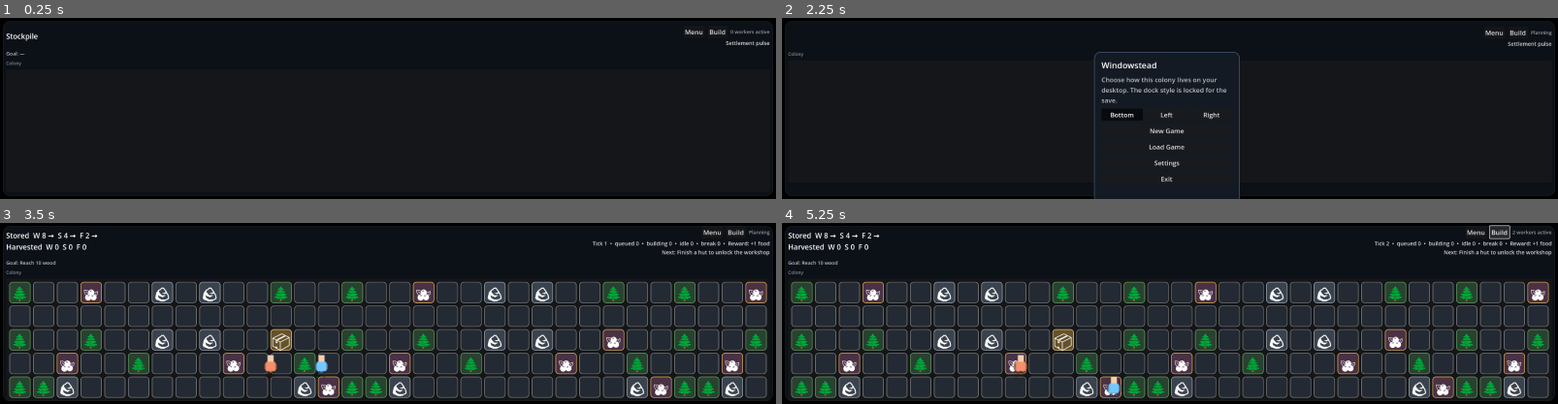
Above: before the commit, frames 1-4 (two rows, left to right).
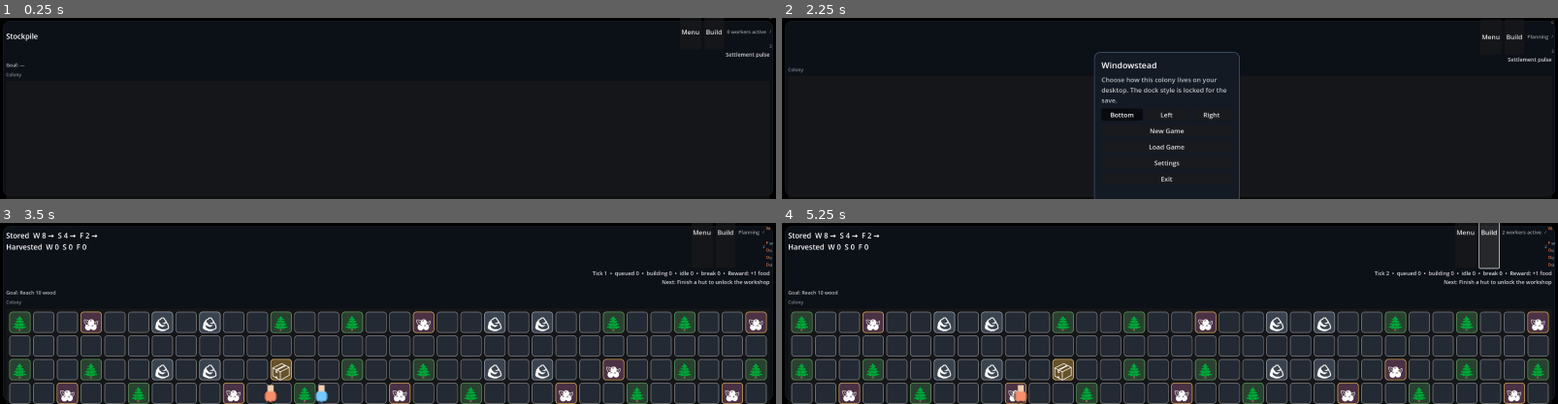
Above: after the commit, the same moments.

Repository: misospace/windowstead
Game: Godot game, scene res://scenes/main.tscn
Same seed, same stepped clock (60 frames per second), same inputs: the game is played once before the commit and once after it.
Inputs:
- Up to frame 1 (0.25 s): no input
- Up to frame 2 (2.25 s): click "Menu" at 0.5 s; click "Load" at 1.25 s; click "New Game" at 2 s
- Up to frame 3 (3.5 s): click "New Game" at 2.75 s
- Up to frame 4 (5.25 s): click "Build" at 3.5 s; click "+ Place Hut • 6 wood / 2 stone" at 4.25 s; click "Cancel Build" at 5 s

The runs differ from the first frame. In frame 1, 0.5% of the frame differs, in the area x 0-100%, y 0-34%; in frame 2, 0.5%; in frame 3, 41%; in frame 4, 41%, in the area x 0-100%, y 0-100%.
Error before the commit: Invalid access to property or key 'resources' on a base object of type 'Dictionary'. (res://scripts/main.gd:1009)
Error after the commit: Invalid access to property or key 'resources' on a base object of type 'Dictionary'. (res://scripts/main.gd:1012)

Commit message:
feat: show worker cap, upkeep warning, and active goal in compact HUD row
Add three new HUD row labels (HudWorkerCap, HudFoodWarning, HudGoalLabel)
to the main scene, displaying:

- Worker count / cap (e.g. '1 / 3')
- Food/upkeep warning when food is low or starving (⚠ LOW FOOD, ⚠ STARVING)
- Active rotating goal name and progress (e.g. 'Goal: Wood (5/10)')

render_hud_row() is called from render_all() alongside existing render_* functions.
Food warning only shown when relevant (low/starving). Goal progress hidden when
no active goal or when complete.

Diff:
--- a/scenes/main.tscn
+++ b/scenes/main.tscn
@@ -96,8 +96,35 @@
 text = "2 workers active"
 modulate = Color(1, 1, 1, 0.6)
 
+[node name="HudWorkerCap" type="Label" parent="Backdrop/Margin/Root/Left/HudRow"]
+unique_name_in_owner = true
+layout_mode = 2
+text = "0 / 2"
+autowrap_mode = 3
+modulate = Color(1, 1, 1, 0.5)
+theme_override_font_sizes/font_size = 11
+
+[node name="HudFoodWarning" type="Label" parent="Backdrop/Margin/Root/Left/HudRow"]
+unique_name_in_owner = true
+layout_mode = 2
+text = ""
+visible = false
+autowrap_mode = 3
+modulate = Color(1, 0.5, 0.3, 0.9)
+theme_override_font_sizes/font_size = 11
+
+
+[node name="HudGoalLabel" type="Label" parent="Backdrop/Margin/Root/Left/HudRow"]
+unique_name_in_owner = true
+layout_mode = 2
+text = ""
+visible = false
+autowrap_mode = 3
+modulate = Color(0.6, 0.9, 1, 0.7)
+theme_override_font_sizes/font_size = 11
 [node name="ActivityLabel" type="Label" parent="Backdrop/Margin/Root/Left"]
 unique_name_in_owner = true
+
 layout_mode = 2
 text = "Activity"
 autowrap_mode = 3
--- a/scripts/main.gd
+++ b/scripts/main.gd
@@ -49,6 +49,9 @@
 @onready var dock_side_option: OptionButton = %DockSideOption
 @onready var tick_speed_slider: HSlider = %TickSpeedSlider
 @onready var tick_speed_value: Label = %TickSpeedValue
+@onready var hud_worker_cap: Label = %HudWorkerCap
+@onready var hud_food_warning: Label = %HudFoodWarning
+@onready var hud_goal_label: Label = %HudGoalLabel
 
 var tile_views: Array[Dictionary] = []
 var state: Dictionary = {}
@@ -1735,8 +1738,63 @@
 	render_worker_overlay()
 	render_goal()
 	render_sidebar()
+	render_hud_row()
 	render_build_buttons()
 	render_stance_toggle()
+
+
+func render_hud_row() -> void:
+	"""Render compact HUD row: worker cap, food warning, active goal progress."""
+	if not is_instance_valid(hud_worker_cap):
+		return
+
+	var current_workers := active_worker_count()
+	var cap := get_worker_cap()
+	hud_worker_cap.text = "%d / %d" % [current_workers, cap]
+	hud_worker_cap.visible = true
+
+	# Food/upkeep warning — only show when relevant (low or starving)
+	if is_instance_valid(hud_food_warning):
+		var food_level := get_low_food_level()
+		match food_level:
+			"starving":
+				hud_food_warning.text = "⚠ STARVING"
+				hud_food_warning.visible = true
+			"low":
+				hud_food_warning.text = "⚠ LOW FOOD"
+				hud_food_warning.visible = true
+			_:
+				hud_food_warning.visible = false
+
+	# Active goal progress — show compactly in HUD row
+	if is_instance_valid(hud_goal_label):
+		if not active_goal.is_empty():
+			var goal_type := String(active_goal.get("type", ""))
+			var progress := int(active_goal.get("current_progress", 0))
+			var target := int(active_goal.get("target", {}).get("amount", 0))
+			var is_complete := RotatingGoal.is_goal_complete(active_goal)
+
+			var goal_text := ""
+			match goal_type:
+				RotatingGoal.GOAL_TYPE_RESOURCE:
+					var resource := String(active_goal.get("target", {}).get("resource", ""))
+					goal_text = "Goal: %s" % resource
+				RotatingGoal.GOAL_TYPE_BUILD:
+					var build_kind := String(active_goal.get("target", {}).get("build_kind", ""))
+					goal_text = "Build: %s" % cap(build_kind)
+				RotatingGoal.GOAL_TYPE_BUILD_COMPLETE:
+					goal_text = "Goal: Finish a build"
+
+			# Add progress only when useful (not at 0, not complete)
+			if target > 0 and progress > 0 and not is_complete:
+				goal_text += " (%d/%d)" % [progress, target]
+			elif is_complete:
+				goal_text += " ✓"
+
+			hud_goal_label.text = goal_text
+			hud_goal_label.visible = true
+		else:
+			hud_goal_label.visible = false
 
 func render_world() -> void:
 	for y in grid_h:
